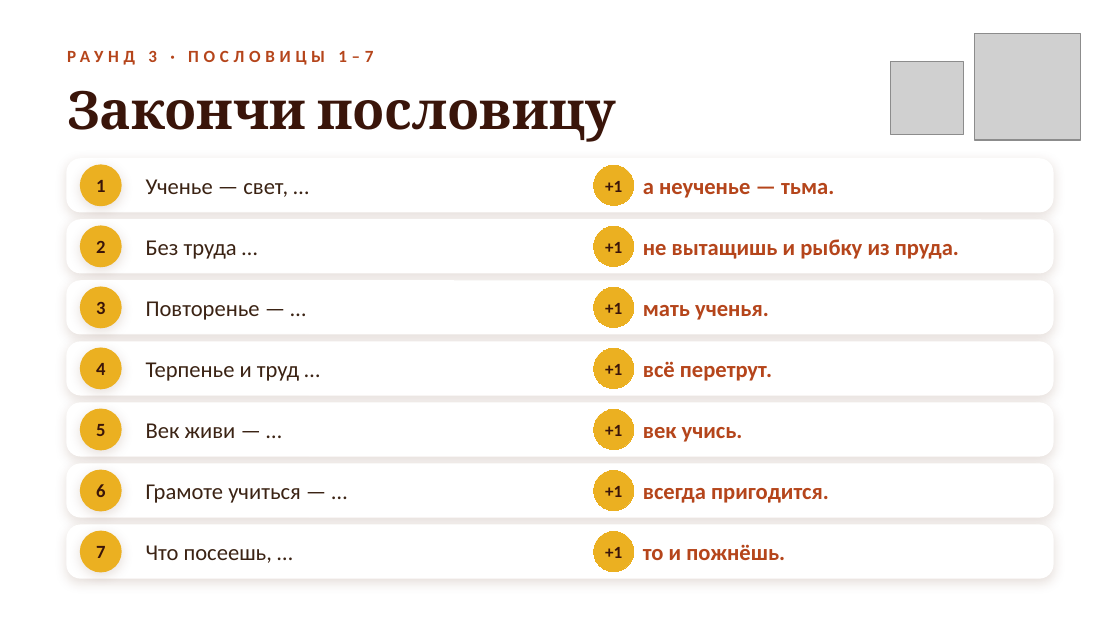
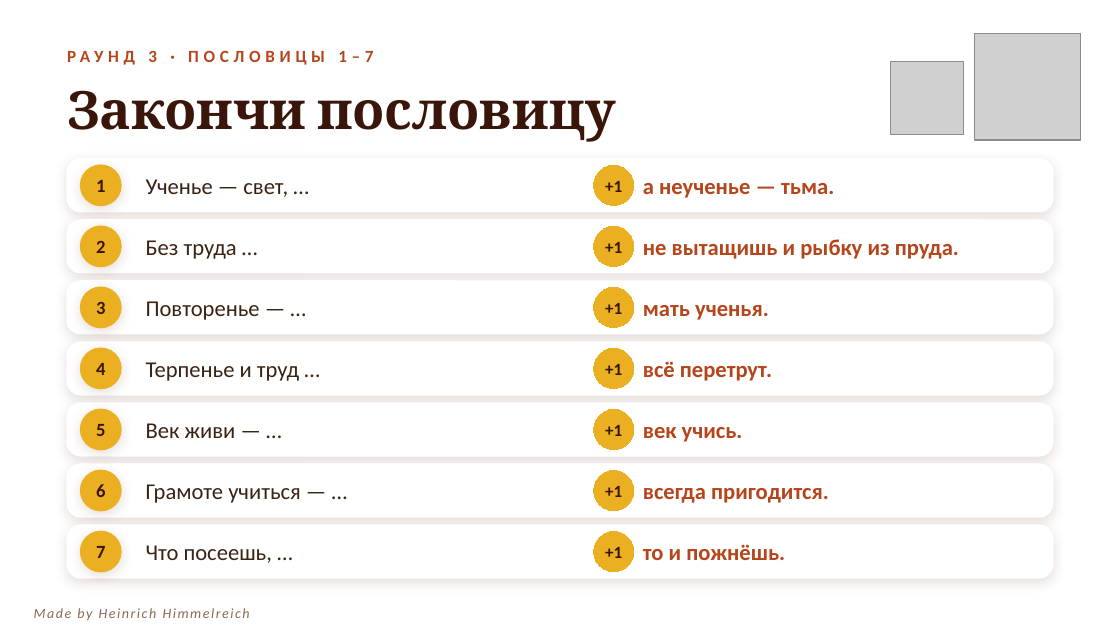
Before and after one commit to sl-himmelreich/heinrich-mario, a slide deck: slide 24 of День_воспитателя_конкурс.pptx. Drawn at 1120x630 pixels with LibreOffice and Linux fonts; fonts in the diff are those of the drawing; grey boxes stand for pictures; background and template pictures are left out. Boxes give left, top, right and bottom in pixels: in the first picture for what was removed or moved away, otherwise in the second. Text is boxed around its words. In the diff, an @@ line names an element or a change of style, - is before the commit and + after.

```diff
--- a/День_воспитателя_конкурс.pptx
+++ b/День_воспитателя_конкурс.pptx
@@ text added at (34, 608, 250, 620), 9 pt, text #8A6A55, italic @@
+Made by Heinrich Himmelreich
```
Also in this commit, not shown: 28 other slides changed, 1 slide added, 1 other file.
